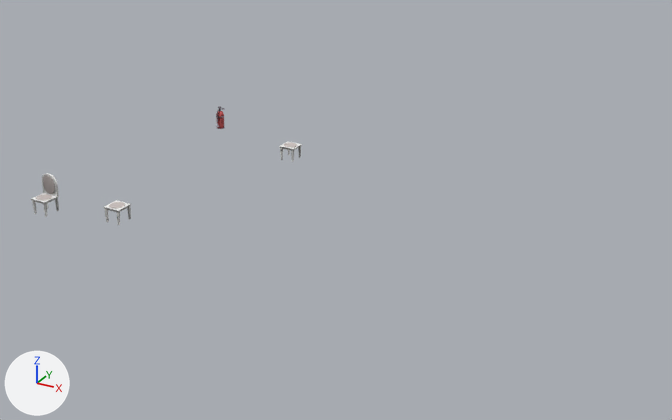
The glTF model www/models/lba2/iso_scenes/79.glb: old version first, new version second.
Both versions are drawn from a camera (50 mm lens) standing at (38.3, -49.3, 22.2) and looking at (17.2, -11.0, 3.0). Lighting does not change. The marker at lower left points along +X, +Y and +Z. Where no turn or scale is listed for an object, it has been applied to the vertices. Vertices at the same position are counted once.

The first picture shows 'colored'.
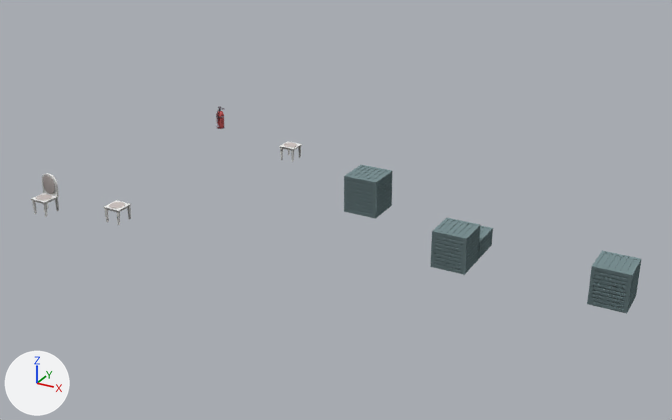
Where the change shows, as pixel boxes (x1, y1, x2, y2) in the pictures (672 x 420 px):
```json
{"object": "colored", "change": "reshaped", "before": [31, 106, 302, 225], "after": [31, 106, 641, 314], "on screen": "125% wider, 74% taller"}
{"part": 1, "of": "me_mesh_0", "change": "added", "after": [430, 218, 481, 275], "on screen": "cyan"}
{"part": 2, "of": "me_mesh_0", "change": "added", "after": [344, 165, 392, 219]}
{"part": 3, "of": "me_mesh_0", "change": "added", "after": [587, 250, 641, 314], "on screen": "cyan"}
{"part": 4, "of": "me_mesh_0", "change": "added", "after": [478, 226, 493, 259]}
```

Scene script edits in JSON lines:
```json
{"block": "me_mesh_0", "where": "# used by ob_colored; location = (0.0, 0.0, 0.0)"}
{"op": "remove", "block": "me_mesh_0", "code": "me_mesh_0.from_pydata(...)  # 1333 vertices, 2472 faces; spans x 3.0..11.0, y -18.0..-4.0, z 2.5..4.87"}
{"op": "add", "block": "me_mesh_0", "code": "me_mesh_0.from_pydata(...)  # 3197 vertices, 6184 faces; spans x 3.0..31.92, y -18.0..-4.0, z 0.5..4.87"}
{"block": "me_mesh_0", "change": "me_mesh_0 part 1: a new loose piece of 516 vertices spanning x 22.08..23.92, y -9.95..-8.05, z 0.5..2.5, in mat_material_0"}
{"block": "me_mesh_0", "change": "me_mesh_0 part 2: a new loose piece of 516 vertices spanning x 17.08..18.92, y -9.95..-8.05, z 2.5..4.5, in mat_material_0"}
{"block": "me_mesh_0", "change": "me_mesh_0 part 3: a new loose piece of 516 vertices spanning x 30.08..31.92, y -9.95..-8.05, z 0.5..2.5, in mat_material_0"}
{"block": "me_mesh_0", "change": "me_mesh_0 part 4: a new loose piece of 316 vertices spanning x 22.08..23.92, y -7.95..-6.05, z 0.5..1.5, in mat_material_0"}
```
